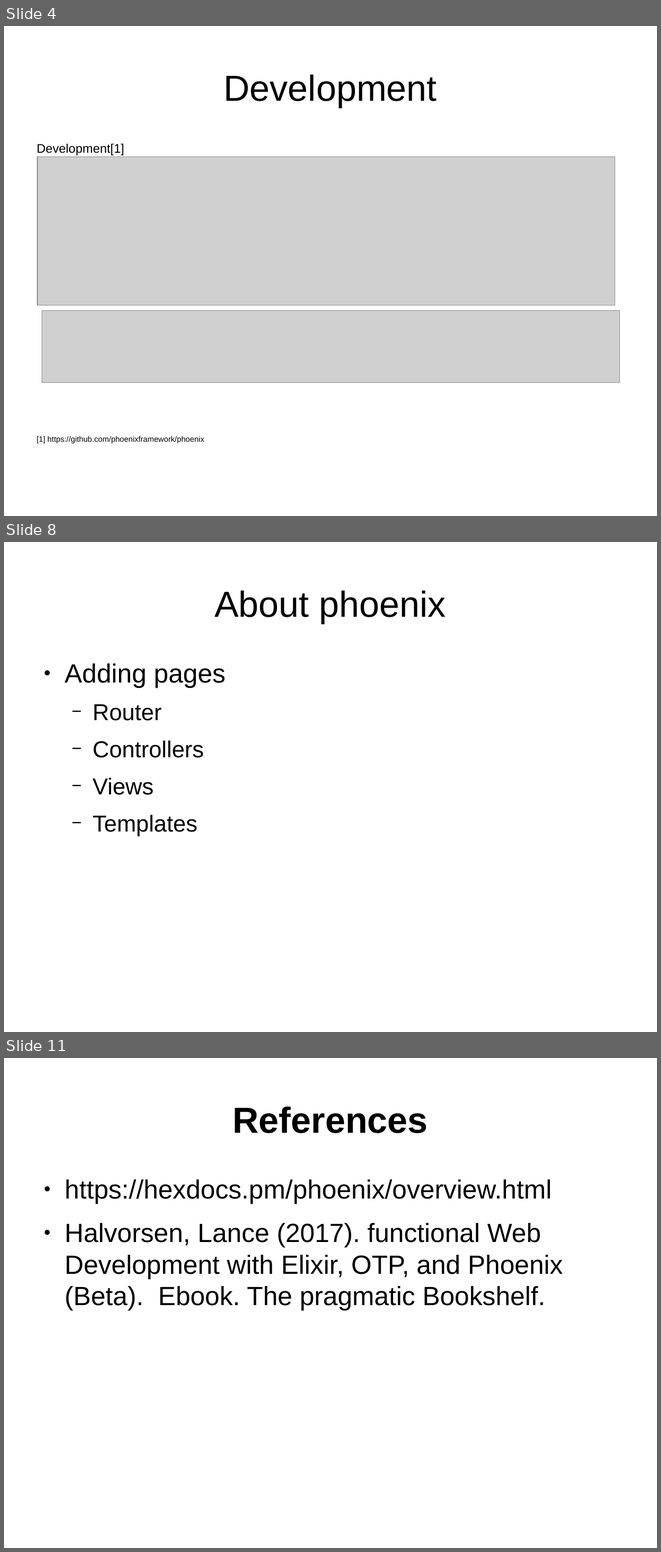
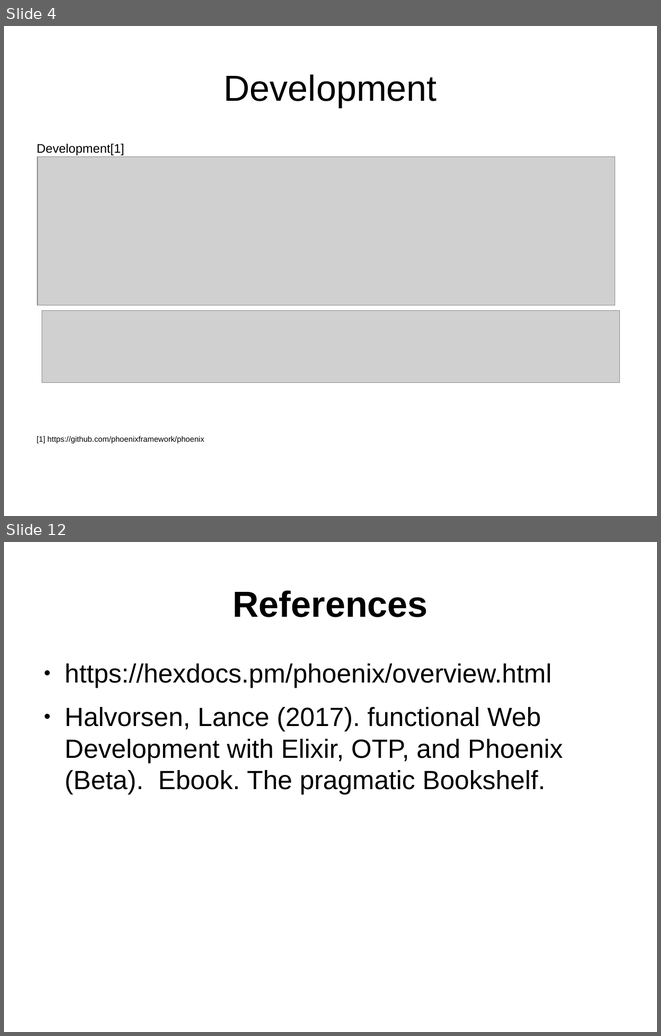
Before and after one commit to ramortegui/talks, a slide deck: phoenix-basics.odp. Shown one above the other, each under a label of ours: slides 4, 8 and 11 before the commit, slides 4 and 12 after it; the slides between them are not shown. The pictures are 661x1552 and 661x1036 pixels, drawn with LibreOffice and Linux fonts; fonts in the diff are those of the drawing; grey boxes stand for pictures. Boxes give left, top, right and bottom in pixels: in the first picture for what was removed or moved away, otherwise in the second. Text is boxed around its words. In the diff, an @@ line names an element or a change of style, - is before the commit and + after.

```diff
--- a/phoenix-basics.odp
+++ b/phoenix-basics.odp
@@ slide 8 removed at <box>4,542,657,1032</box>, background #FFFFFF @@
@@ title removed at <box>214,590,446,623</box> @@
-About phoenix
@@ text removed at <box>64,663,226,836</box> @@
-● Adding pages
-  − Router
-  − Controllers
-  − Views
-  − Templates
@@ what was slide 11 is now slide 12 @@
```
Also in this commit, not shown: 2 slides changed, 6 slides added, 4 other slides removed.
